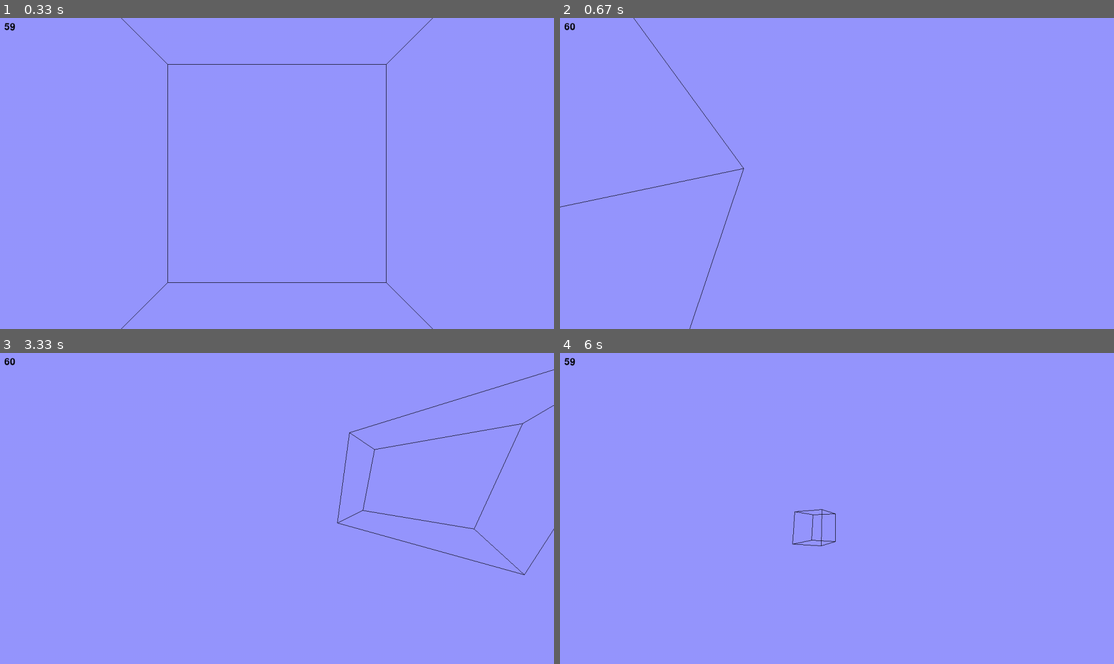
Above: before the commit, frames 1-4 (two rows, left to right).
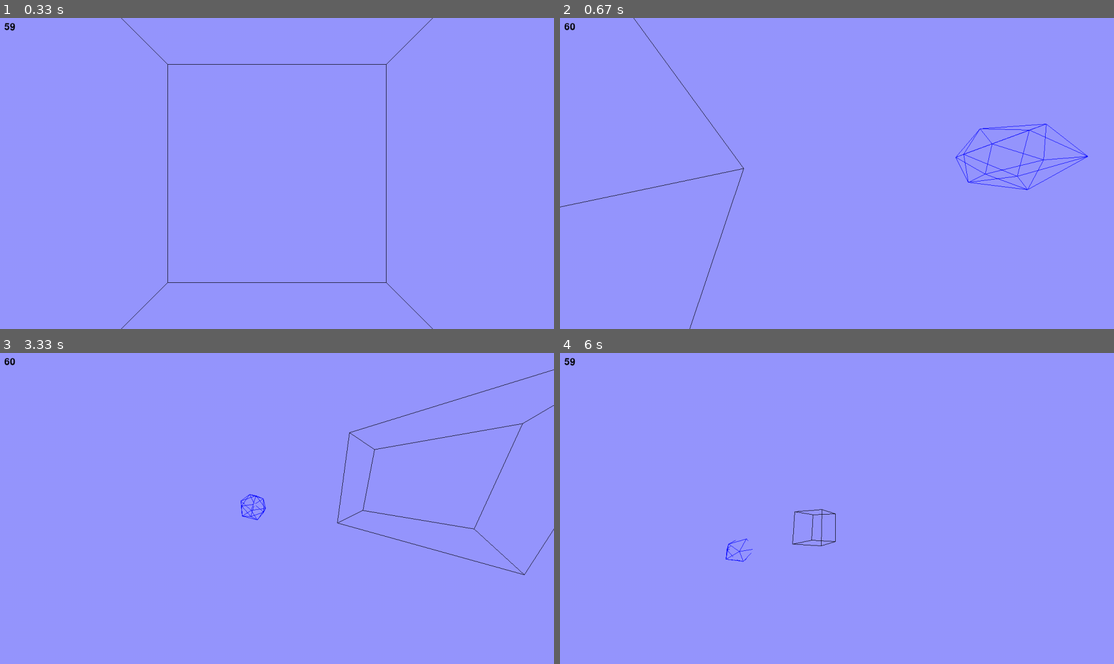
Above: after the commit, the same moments.

Repository: Hakkush-07/pygame-3D
Game: pygame game, started from main.py
Two runs of this game, one before a commit and one after it. Both use one fixed random seed, a clock stepped at 60 frames per second and the inputs below.
Inputs (mouse positions are in pixels of both pictures, inside the frame that each line leads up to):
- Up to frame 1 (0.33 s): no input
- Up to frame 2 (0.67 s): hold D from 0.33 s (still down); move the mouse to (814, 185) at 0.37 s
- Up to frame 3 (3.33 s): release D at 0.8 s; hold W 0.83-1.13 s; move the mouse to (144, 511) at 0.87 s; hold D 1.17-1.63 s; move the mouse to (360, 399) at 1.2 s; hold A 1.67-2.2 s; move the mouse to (288, 402) at 1.7 s; hold S 2.23-2.53 s; move the mouse to (282, 539) at 2.27 s; hold A 2.57-2.97 s; move the mouse to (421, 558) at 2.6 s; press the mouse at (66, 440) at 3.03 s; move the mouse to (260, 471) at 3.13 s; release the mouse at (448, 502) at 3.27 s
- Up to frame 4 (6 s): hold W 3.33-3.7 s; click (1036, 483) at 3.42 s; hold D 3.73-4.37 s; click (665, 468) at 3.82 s; press the mouse at (626, 440) at 4.83 s; move the mouse to (648, 464) at 4.93 s; release the mouse at (676, 489) at 5.07 s; hold A 5.13-5.6 s; click (715, 452) at 5.22 s; hold D from 5.63 s (still down); click (715, 483) at 5.72 s

Frame 1 is identical in both runs. In frame 2, 0.6% of the frame differs, in the area x 28-96%, y 33-75%; in frame 3, 0.1%; in frame 4, less than 0.1%.

Commit message:
added Object and Icosahedron

Diff:
--- a/main.py
+++ b/main.py
@@ -1,17 +1,15 @@
 import pygame
 from pygame.locals import *
 import sys
-from pygame3D.camera import Camera
-from pygame3D.fpc import FirstPersonController
-from pygame3D.cube import Cube
-from pygame3D.window import WINDOW, CLOCK, FPS, HALF_W, HALF_H
-from pygame3D.colors import *
+from pygame3D import *
 
 pygame.init()
 
 camera = Camera(position=(0, 0, 0), rotation=(0, 0, 0), fov=137, clipping_planes=(0.2, 5), offset=(HALF_W, HALF_H))
 fpc = FirstPersonController(camera)
-cube = Cube(camera=camera, position=(0, 0, 0), rotation=(0, 0, 0), scale=(1, 1, 1))
+cube = Cube(camera=camera, position=(0, 0, 0), rotation=(0, 0, 0), scale=(1, 1, 1), color=BLACK)
+ico = Icosahedron(camera=camera, position=(4, 1, 0), rotation=(0, 0, 0), scale=(0.3, 0.3, 0.3), color=BLUE)
+objects = [cube, ico]
 
 fixed_fps = False
 
@@ -28,7 +26,8 @@
     fps = CLOCK.get_fps()
     WINDOW.fill(LIGHT_BLUE)
     WINDOW.blit(pygame.font.Font(None, 32).render(str(int(fps)), True, BLACK), (10, 10))
-    cube.draw(WINDOW, BLACK, update=False)
+    for obj in objects:
+        obj.draw(WINDOW, fps)
     pygame.display.update()
 
     fpc.update(fps)
@@ -37,7 +36,3 @@
         CLOCK.tick(FPS)
     else:
         CLOCK.tick()
-
-
-# TODO Object class with corners and edges parameter
-# TODO first, Sphere class
--- a/pygame3D/__init__.py
+++ b/pygame3D/__init__.py
@@ -0,0 +1,6 @@
+from pygame3D.camera import Camera
+from pygame3D.fpc import FirstPersonController
+from pygame3D.window import WINDOW, CLOCK, FPS, HALF_W, HALF_H
+from pygame3D.colors import *
+from pygame3D.cube import Cube
+from pygame3D.icosahedron import Icosahedron
--- a/pygame3D/camera.py
+++ b/pygame3D/camera.py
@@ -92,36 +92,31 @@
         if self.near < relative.item(2, 0) < self.far:
             return self.perspective(relative)
 
-    def line_clipping(self, relative_1, relative_2):
+    def render_line(self, relative_1, relative_2):
         a, b = relative_1.item(2, 0), relative_2.item(2, 0)
         if a < self.near:
             if b < self.near:
-                return
-            elif b > self.far:
-                return self.perspective(intersection(relative_1, relative_2, self.near)), \
-                       self.perspective(intersection(relative_1, relative_2, self.far))
+                u = None
             else:
-                return self.perspective(intersection(relative_1, relative_2, self.near)), self.perspective(relative_2)
+                u = self.perspective(intersection(relative_1, relative_2, self.near))
         elif a > self.far:
-            if b < self.near:
-                return self.perspective(intersection(relative_1, relative_2, self.near)), \
-                       self.perspective(intersection(relative_1, relative_2, self.far))
-            elif b > self.far:
-                return
+            if b > self.far:
+                u = None
             else:
-                return self.perspective(intersection(relative_1, relative_2, self.far)), self.perspective(relative_2)
+                u = self.perspective(intersection(relative_1, relative_2, self.far))
         else:
-            if b < self.near:
-                return self.perspective(intersection(relative_1, relative_2, self.near)), self.perspective(relative_1)
-            elif b > self.far:
-                return self.perspective(intersection(relative_1, relative_2, self.far)), self.perspective(relative_1)
+            u = self.perspective(relative_1)
+        if b < self.near:
+            if a < self.near:
+                v = None
             else:
-                return self.perspective(relative_1), self.perspective(relative_2)
-
-    def render_line(self, relative_1, relative_2, algorithm=False):
-        if algorithm:
-            return self.line_clipping(relative_1, relative_2)
+                v = self.perspective(intersection(relative_1, relative_2, self.near))
+        elif b > self.far:
+            if a > self.far:
+                v = None
+            else:
+                v = self.perspective(intersection(relative_1, relative_2, self.far))
         else:
-            a, b = relative_1.item(2, 0), relative_2.item(2, 0)
-            if self.near < a < self.far and self.near < b < self.far:
-                return self.perspective(relative_1), self.perspective(relative_2)
+            v = self.perspective(relative_2)
+        if not ((a < self.near and b < self.near) or (a > self.far and b > self.far)):
+            return u, v
--- a/pygame3D/colors.py
+++ b/pygame3D/colors.py
@@ -1,3 +1,4 @@
+# colors
 WHITE = (255, 255, 255)
 RED = (255, 0, 0)
 GREEN = (0, 255, 0)
--- a/pygame3D/cube.py
+++ b/pygame3D/cube.py
@@ -1,70 +1,12 @@
-import numpy as np
-import pygame
-from pygame3D.camera import rotate_x, rotate_y, rotate_z, translate
+from pygame3D.object import Object
 
 
-def do_scale(factor, point):
-    matrix = np.matrix(
-        [
-            [factor[0], 0, 0, 0],
-            [0, factor[1], 0, 0],
-            [0, 0, factor[2], 0],
-            [0, 0, 0, 1]
-        ]
-    )
-    return matrix @ point
-
-
-class Cube:
-    def __init__(self, camera, position, rotation, scale):
-        self.camera = camera
-        self.position = position
-        self.rotation = rotation
-        self.rx, self.ry, self.rz = self.rotation
-        self.scale = scale
-        self.corners = [np.matrix([x, y, z, 1]).T for x in [-0.5, 0.5] for y in [-0.5, 0.5] for z in [-0.5, 0.5]]
-        self.edges = [(0, 1), (0, 2), (0, 4), (1, 3), (1, 5), (2, 3), (2, 6), (3, 7), (4, 5), (4, 6), (5, 7), (6, 7)]
-        self.abs_corners = self.absolute_corners()
-
-    def absolute_corners(self):
-        return [translate(self.position,
-                          rotate_x(self.rx,
-                                   rotate_y(self.ry,
-                                            rotate_z(self.rz,
-                                                     do_scale(self.scale, corner)
-                                                     )
-                                            )
-                                   )
-                          )
-                for corner in self.corners]
-
-    def draw(self, window, color, d=(0, 1), update=False):
-        if update:
-            rendered_corners = [self.camera.render(self.camera.relative(corner)) for corner in self.absolute_corners()]
-            if d[0]:
-                for corner in rendered_corners:
-                    if corner:
-                        pygame.draw.circle(window, color, corner, 5)
-            if d[1]:
-                for edge in self.edges:
-                    if rendered_corners[edge[0]] and rendered_corners[edge[1]]:
-                        pygame.draw.line(window, color, rendered_corners[edge[0]], rendered_corners[edge[1]], 1)
-            self.update()
-        else:
-            relative_corners = [self.camera.relative(corner) for corner in self.abs_corners]
-            if d[0]:
-                for corner in relative_corners:
-                    a = self.camera.render(corner)
-                    if a:
-                        pygame.draw.circle(window, color, a, 5)
-            if d[1]:
-                for edge in self.edges:
-                    a, b = relative_corners[edge[0]], relative_corners[edge[1]]
-                    line = self.camera.render_line(a, b, algorithm=True)
-                    if line:
-                        pygame.draw.line(window, color, line[0], line[1], 1)
-
-    def update(self):
-        self.rx += 0.01
-        self.ry += 0.01
-        self.rz += 0.01
+class Cube(Object):
+    def __init__(self, camera, position, rotation, scale, color):
+        super().__init__(camera, position, rotation, scale, color,
+                         corners=[(x, y, z) for x in [-0.5, 0.5] for y in [-0.5, 0.5] for z in [-0.5, 0.5]],
+                         edges=[
+                             (0, 1), (0, 2), (0, 4), (1, 3), (1, 5), (2, 3),
+                             (2, 6), (3, 7), (4, 5), (4, 6), (5, 7), (6, 7)
+                         ]
+                         )
--- a/pygame3D/fpc.py
+++ b/pygame3D/fpc.py
@@ -6,19 +6,37 @@
 
 class FirstPersonController:
     def __init__(self, camera, velocity=3.0, sensitivity=0.01):
+        """
+        First Person Controller that can be attached to a camera
+        :param camera: the camera that the controller is attached to
+        :param velocity: velocity of the controller (world units per second)
+        :param sensitivity: how sensitive it responds to mouse movements (radian per pixel)
+        """
         self.velocity = velocity
         self.sensitivity = sensitivity
         self.camera = camera
+        # make the cursor invisible
         pygame.mouse.set_visible(False)
+        # and make it able to go off the screen
         pygame.event.set_grab(True)
 
     def rotate(self):
+        """
+        rotates the camera according to the mouse movement (position difference from the previous frame)
+        """
         a, b = pygame.mouse.get_rel()
-        self.camera.ry += self.sensitivity * a
-        self.camera.rx -= self.sensitivity * b
+        # the reason for the sign difference is that:
+        # mouse goes right --> mouse x movement positive --> we should increase the rotation y of the camera
+        # mouse goes down  --> mouse y movement positive --> we should decrease the rotation x of the camera
+        self.camera.ry += self.sensitivity * a  # left right movement affects the rotation y
+        self.camera.rx -= self.sensitivity * b  # up down movement affects the rotation x
 
     def move(self, fps):
-        y = self.camera.ry
+        """
+        moves the camera
+        :param fps: the current fps, needed to move the camera by an amount independent of the fps
+        """
+        y = self.camera.ry  # only the rotation y is needed to construct the movement matrix
         matrix = np.matrix(
             [
                 [math.cos(y), math.sin(y)],
@@ -28,12 +46,18 @@
             ]
         )
         keys = pygame.key.get_pressed()
-        a = keys[K_d] - keys[K_a]
-        b = keys[K_w] - keys[K_s]
+        a = keys[K_d] - keys[K_a]  # 1: right, -1: left, 0: no left-right movement
+        b = keys[K_w] - keys[K_s]  # 1: up,    -1: down, 0: no up-down movement
+        # if there is a movement and the frame needs to be updated
         if a * a + b * b != 0 and fps != 0:
+            # fps in the denominator is there because fps should not affect the movement
             k = self.velocity / (fps * math.sqrt(a * a + b * b))
             self.camera.position += k * (matrix @ np.matrix([a, b]).T)
 
     def update(self, fps):
+        """
+        updates the camera every frame
+        :param fps: the current fps, needed for the camera movement
+        """
         self.rotate()
         self.move(fps)
--- /dev/null
+++ b/pygame3D/icosahedron.py
@@ -0,0 +1,17 @@
+from pygame3D.object import Object
+
+phi = (1 + 5**0.5) / 2
+
+
+class Icosahedron(Object):
+    def __init__(self, camera, position, rotation, scale, color):
+        super().__init__(camera, position, rotation, scale, color,
+                         corners=[(0.0, i, j) for i in [-1.0, 1.0] for j in [-phi, phi]] +
+                                 [(i, j, 0.0) for i in [-1.0, 1.0] for j in [-phi, phi]] +
+                                 [(j, 0.0, i) for i in [-1.0, 1.0] for j in [-phi, phi]],
+                         edges=[
+                             (0, 2), (1, 3), (4, 6), (5, 7), (8, 10), (9, 11), (0, 4), (0, 6), (0, 8), (0, 9), (2, 8),
+                             (2, 5), (2, 7), (2, 9), (1, 4), (1, 6), (1, 10), (1, 11), (3, 5), (3, 7), (3, 10),
+                             (3, 11), (4, 8), (4, 10), (5, 8), (5, 10), (6, 9), (6, 11), (7, 9), (7, 11)
+                         ]
+                         )
--- /dev/null
+++ b/pygame3D/object.py
@@ -0,0 +1,63 @@
+import numpy as np
+import pygame
+from pygame3D.camera import rotate_x, rotate_y, rotate_z, translate
+
+
+def do_scale(factor, point):
+    matrix = np.matrix(
+        [
+            [factor[0], 0, 0, 0],
+            [0, factor[1], 0, 0],
+            [0, 0, factor[2], 0],
+            [0, 0, 0, 1]
+        ]
+    )
+    return matrix @ point
+
+
+class Object:
+    def __init__(self, camera, position, rotation, scale, color, corners, edges):
+        self.camera = camera
+        self.position = position
+        self.rotation = rotation
+        self.rx, self.ry, self.rz = self.rotation
+        self.scale = scale
+        self.color = color
+        self.raw_corners = [np.matrix([x, y, z, 1]).T for x, y, z in corners]
+        self.corners = self.get_corners()
+        self.edges = edges
+        self.use_update = False
+
+    def get_corners(self):
+        return [translate(self.position,
+                          rotate_x(self.rx,
+                                   rotate_y(self.ry,
+                                            rotate_z(self.rz,
+                                                     do_scale(self.scale, corner)
+                                                     )
+                                            )
+                                   )
+                          )
+                for corner in self.raw_corners]
+
+    def draw(self, window, fps, render_corners=False, render_edges=True):
+        relative_corners = [self.camera.relative(corner) for corner in self.corners]
+        if render_corners:
+            for corner in relative_corners:
+                a = self.camera.render(corner)
+                if a:
+                    pygame.draw.circle(window, self.color, a, 5)
+        if render_edges:
+            for edge in self.edges:
+                line = self.camera.render_line(relative_corners[edge[0]], relative_corners[edge[1]])
+                if line:
+                    pygame.draw.line(window, self.color, line[0], line[1], 1)
+        if self.use_update:
+            self.update(fps)
+
+    def update(self, fps):
+        if fps != 0:
+            self.rx += 0.01 * 60 / fps
+            self.ry += 0.01 * 60 / fps
+            self.rz += 0.01 * 60 / fps
+        self.corners = self.get_corners()
--- a/pygame3D/window.py
+++ b/pygame3D/window.py
@@ -1,5 +1,7 @@
 import pygame
 from pygame.locals import FULLSCREEN
+
+# construction of the window and relevant variables
 
 pygame.init()
 
Not shown, added: requirements.txt
